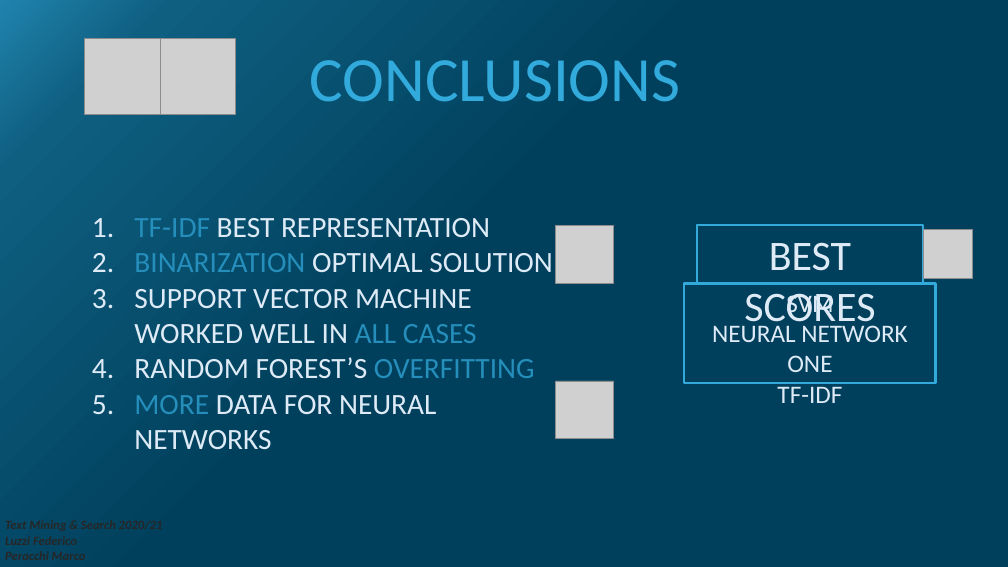
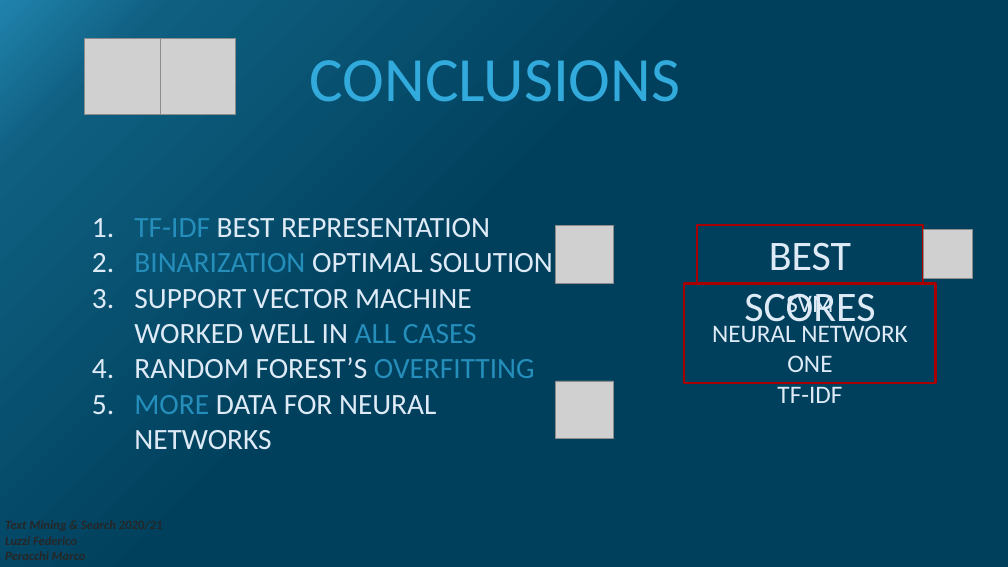
Before and after one commit to MarcoP9/textmining, a slide deck: slide 9 of PresentationTextMining.pptx. Drawn at 1008x567 pixels with LibreOffice and Linux fonts; fonts in the diff are those of the drawing; grey boxes stand for pictures. Boxes give left, top, right and bottom in pixels: in the first picture for what was removed or moved away, otherwise in the second. Text is boxed around its words. In the diff, an @@ line names an element or a change of style, - is before the commit and + after.

```diff
--- a/PresentationTextMining.pptx
+++ b/PresentationTextMining.pptx
@@ rectangle "BEST SCORES" at (697,225,923,284): outline #32AADC 2 pt to #A80000 2 pt @@
@@ rectangle "SVM" at (684,284,935,383): outline #32AADC 2 pt to #A80000 2 pt @@
```
Also in this commit, not shown: 6 other slides changed.
